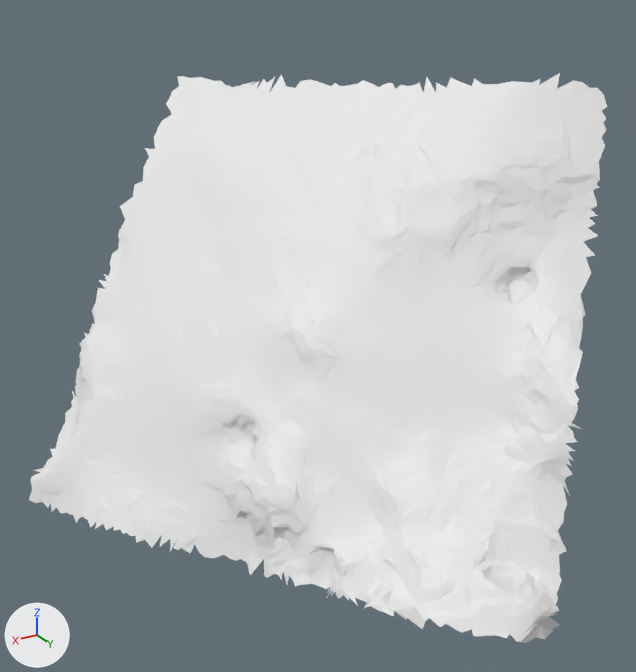
Before and after pictures for a commit that changed the glTF model moon small_tiles/tile_090.glb.
Camera for both pictures: a 50 mm camera at (22.96, 21.3, 19.78) aimed at (18.86, 14.46, 16.36). Lighting does not change. The marker at lower left points along +X, +Y and +Z. The first picture is the older version. Vertices at exactly the same position are counted once.

Objects in the first picture: 't90'.
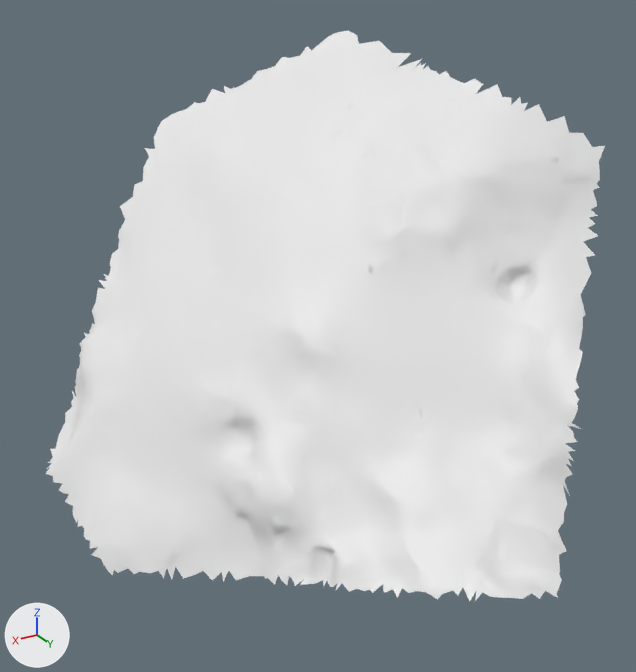
Boxes [x1, y1, x2, y2] around the edits, measured in the pictures (636 x 672 px; the box of a moved part takes in the faces that stretch with it):
't90', reshaped
    before: [29, 73, 607, 643]
    after: [46, 30, 605, 601]
part 1 of me_t90, moved or reshaped
    before: [29, 457, 561, 643]
    after: [78, 517, 278, 584]
part 2 of me_t90, built on
    before: [166, 76, 238, 114]
    after: [244, 30, 450, 88]
part 3 of me_t90, deleted
    before: [497, 73, 607, 147]

What the commit changed:
me_t90 is used by ob_t90; location (0.0, 0.0, 0.0).
me_t90 had 3752 vertices, 7169 faces and spanned x 16.15..21.52, y 11.33..17.4, z 14.37..18.76.
me_t90 now has 3732 vertices, 7162 faces and spans x 16.35..21.32, y 11.56..17.29, z 14.13..19.05.
me_t90 part 1: 132 vertices removed from x 18.16..21.52, y 12.77..17.4, z 14.44..14.99; 89 vertices added at x 19.88..21.2, y 13.61..15.4, z 14.13..14.47.
me_t90 part 2: 29 vertices removed from x 18.4..19.09, y 11.33..11.93, z 18.21..18.52; 93 vertices added at x 17.05..18.35, y 12.08..14.01, z 18.5..19.05.
me_t90 part 3: 41 vertices removed from x 16.15..16.81, y 14.64..15.48, z 18.21..18.76.
